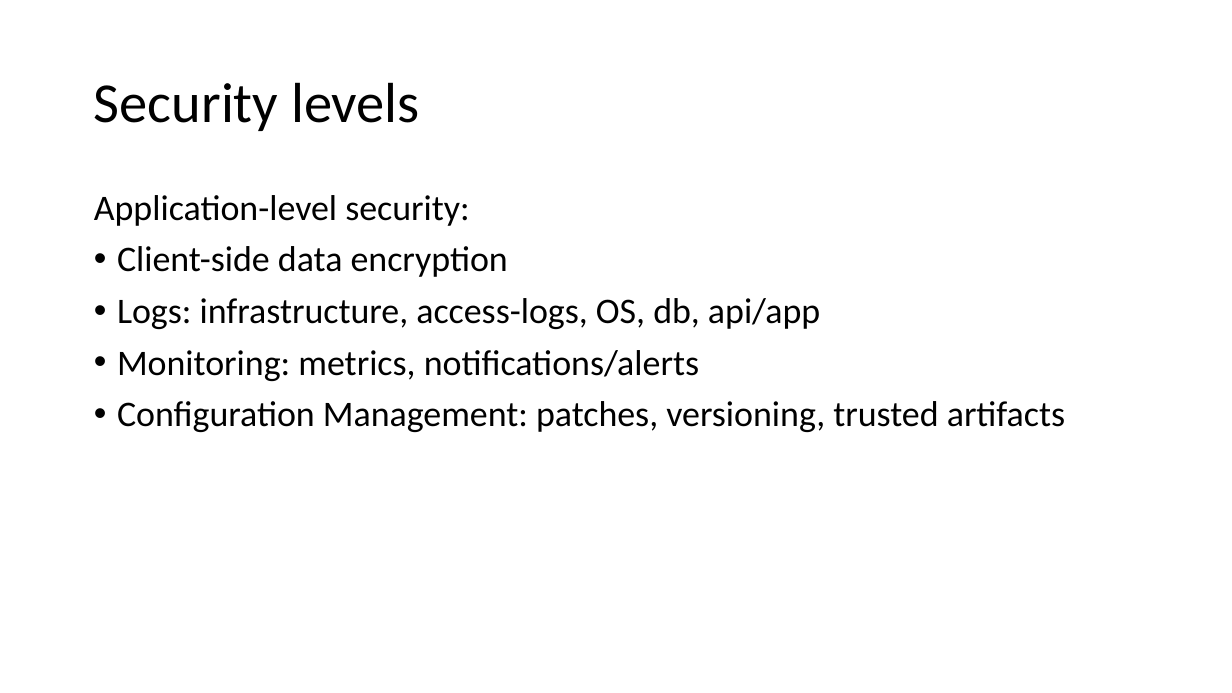
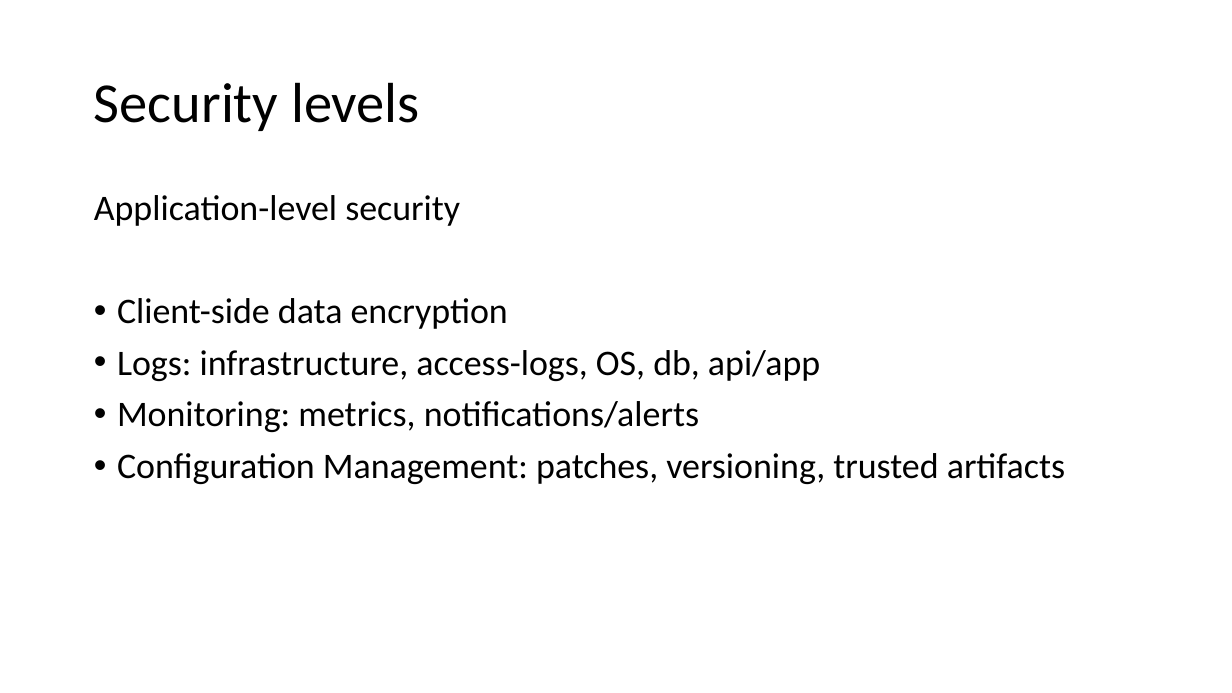
Before and after one commit to v1r7u/cloud_computing_old, a slide deck: slide 26 of presentations/04_Security.pptx (slide 25 before the commit). Drawn at 1232x693 pixels with LibreOffice and Linux fonts; fonts in the diff are those of the drawing. Boxes give left, top, right and bottom in pixels: in the first picture for what was removed or moved away, otherwise in the second. Text is boxed around its words. In the diff, an @@ line names an element or a change of style, - is before the commit and + after.

```diff
--- a/presentations/04_Security.pptx
+++ b/presentations/04_Security.pptx
@@ text at bbox=[94, 195, 460, 226]: text changed @@
-Application-level security:
+Application-level security
```
Also in this commit, not shown: 5 other slides changed, 3 slides added, 19 other files.
